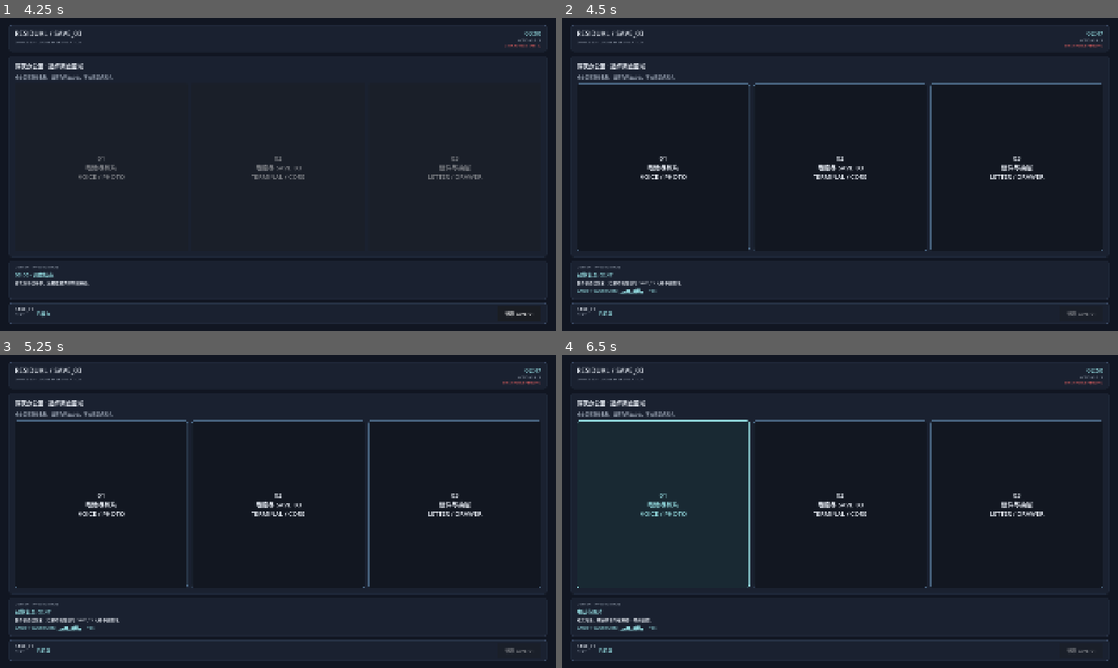
Above: before the commit, frames 1-4 (two rows, left to right).
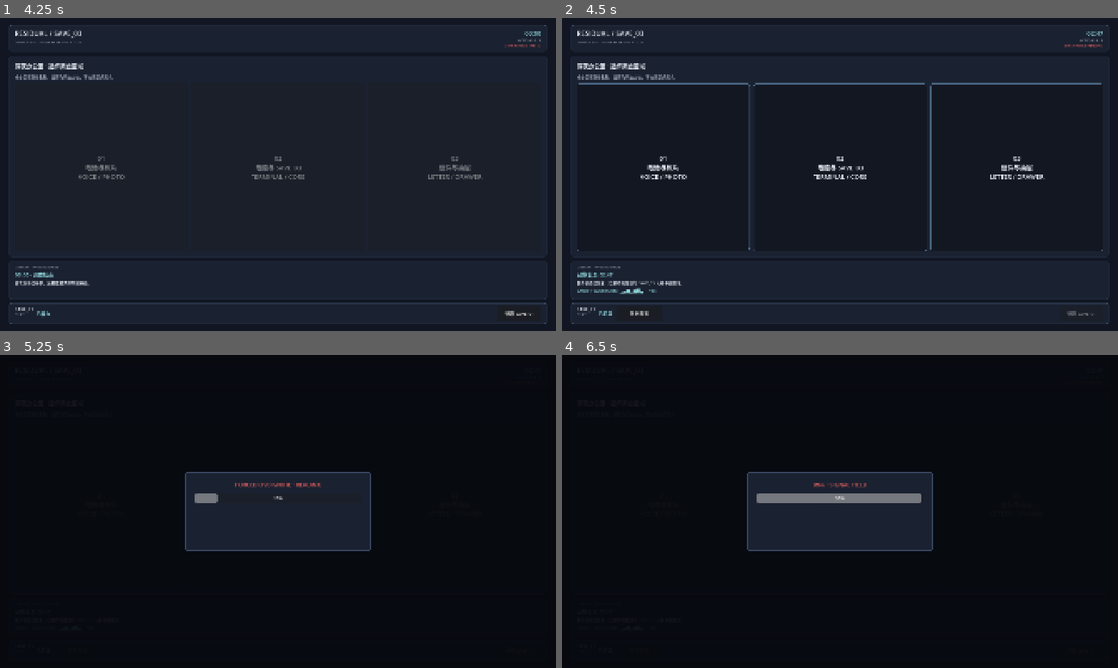
Above: after the commit, the same moments.

Repository: qrx-joe/Residual
Game: Godot game, scene res://scenes/main.tscn
Same seed, same stepped clock (60 frames per second), same inputs: the game is played once before the commit and once after it.
Inputs (mouse positions are in pixels of both pictures, inside the frame that each line leads up to):
- Up to frame 1 (4.25 s): click "01 电话与照片 VOICE / PHOTO" at 0.5 s; click "03 信件与抽屉 LETTER / DRAWER" at 1.25 s; click "01 电话与照片 VOICE / PHOTO" at 2 s; click "删除本地录音缓存" at 2.75 s; click "03 信件与抽屉 LETTER / DRAWER" at 3.5 s
- Up to frame 2 (4.5 s): click "读取 SAVE_01" at 4.25 s
- Up to frame 3 (5.25 s): click (77, 649) at 5 s, where only the run after the commit has a clickable "强制覆盖"
- Up to frame 4 (6.5 s): click (662, 505) at 5.75 s, where only the run before the commit has a clickable "01 电话与照片 VOICE / PHOTO"

Frame 1 is identical in both runs. In frame 2, less than 0.1% of the frame differs, in the area x 12-16%, y 93-96%; in frame 3, 42%; in frame 4, 59%, in the area x 1-99%, y 2-98%.

Commit message:
feat: complete T1.5 forced overwrite highlight

Diff:
--- a/scenes/main.tscn
+++ b/scenes/main.tscn
@@ -1,9 +1,10 @@
-[gd_scene load_steps=9 format=3]
+[gd_scene load_steps=10 format=3]
 
 [ext_resource type="Script" path="res://scripts/main.gd" id="1_main"]
 [ext_resource type="Script" path="res://scripts/ui/investigation_area.gd" id="2_area"]
 [ext_resource type="Script" path="res://scripts/managers/loop_manager.gd" id="3_loop"]
 [ext_resource type="Script" path="res://scripts/managers/residual_data_manager.gd" id="4_residual"]
+[ext_resource type="Script" path="res://scripts/managers/anomaly_controller.gd" id="5_anomaly"]
 
 [sub_resource type="StyleBoxFlat" id="StylePanel"]
 bg_color = Color(0.105, 0.133, 0.192, 0.96)
@@ -94,6 +95,10 @@
 unique_name_in_owner = true
 script = ExtResource("4_residual")
 
+[node name="AnomalyController" type="Node" parent="."]
+unique_name_in_owner = true
+script = ExtResource("5_anomaly")
+
 [node name="Background" type="ColorRect" parent="."]
 layout_mode = 1
 anchors_preset = 15
@@ -358,12 +363,37 @@
 text = "已保存"
 vertical_alignment = 1
 
+[node name="GhostSaveSlot" type="VBoxContainer" parent="SafeArea/MainLayout/SavePanel/SaveMargin/SaveRow"]
+unique_name_in_owner = true
+visible = false
+layout_mode = 2
+theme_override_constants/separation = 0
+
+[node name="GhostSaveName" type="Label" parent="SafeArea/MainLayout/SavePanel/SaveMargin/SaveRow/GhostSaveSlot"]
+layout_mode = 2
+theme_override_colors/font_color = Color(0.85, 0.36, 0.36, 1)
+theme_override_font_sizes/font_size = 15
+text = "她曾经来过"
+
+[node name="GhostSaveStatus" type="Label" parent="SafeArea/MainLayout/SavePanel/SaveMargin/SaveRow/GhostSaveSlot"]
+layout_mode = 2
+theme_override_colors/font_color = Color(0.6, 0.64, 0.7, 1)
+theme_override_font_sizes/font_size = 11
+text = "GHOST SAVE · 无法删除"
+
 [node name="DeleteRecordingButton" type="Button" parent="SafeArea/MainLayout/SavePanel/SaveMargin/SaveRow"]
 unique_name_in_owner = true
 visible = false
 custom_minimum_size = Vector2(220, 40)
 layout_mode = 2
 text = "删除本地录音缓存"
+
+[node name="ForceOverwriteButton" type="Button" parent="SafeArea/MainLayout/SavePanel/SaveMargin/SaveRow"]
+unique_name_in_owner = true
+visible = false
+custom_minimum_size = Vector2(160, 40)
+layout_mode = 2
+text = "强制覆盖"
 
 [node name="SaveSpacer" type="Control" parent="SafeArea/MainLayout/SavePanel/SaveMargin/SaveRow"]
 layout_mode = 2
@@ -375,3 +405,67 @@
 layout_mode = 2
 disabled = true
 text = "读取 SAVE_01"
+
+[node name="OverwriteOverlay" type="ColorRect" parent="."]
+unique_name_in_owner = true
+visible = false
+layout_mode = 1
+anchors_preset = 15
+anchor_right = 1.0
+anchor_bottom = 1.0
+grow_horizontal = 2
+grow_vertical = 2
+color = Color(0.025, 0.035, 0.055, 0.94)
+
+[node name="OverwriteCenter" type="CenterContainer" parent="OverwriteOverlay"]
+layout_mode = 1
+anchors_preset = 15
+anchor_right = 1.0
+anchor_bottom = 1.0
+grow_horizontal = 2
+grow_vertical = 2
+
+[node name="OverwritePanel" type="PanelContainer" parent="OverwriteOverlay/OverwriteCenter"]
+custom_minimum_size = Vector2(640, 270)
+layout_mode = 2
+theme_override_styles/panel = SubResource("StylePanel")
+
+[node name="OverwriteMargin" type="MarginContainer" parent="OverwriteOverlay/OverwriteCenter/OverwritePanel"]
+layout_mode = 2
+theme_override_constants/margin_left = 32
+theme_override_constants/margin_top = 28
+theme_override_constants/margin_right = 32
+theme_override_constants/margin_bottom = 28
+
+[node name="OverwriteLayout" type="VBoxContainer" parent="OverwriteOverlay/OverwriteCenter/OverwritePanel/OverwriteMargin"]
+layout_mode = 2
+theme_override_constants/separation = 16
+
+[node name="OverwriteStageLabel" type="Label" parent="OverwriteOverlay/OverwriteCenter/OverwritePanel/OverwriteMargin/OverwriteLayout"]
+unique_name_in_owner = true
+layout_mode = 2
+theme_override_colors/font_color = Color(0.85, 0.36, 0.36, 1)
+theme_override_font_sizes/font_size = 20
+text = "FORCED OVERWRITE · READING"
+horizontal_alignment = 1
+
+[node name="OverwriteProgress" type="ProgressBar" parent="OverwriteOverlay/OverwriteCenter/OverwritePanel/OverwriteMargin/OverwriteLayout"]
+unique_name_in_owner = true
+custom_minimum_size = Vector2(0, 32)
+layout_mode = 2
+show_percentage = true
+
+[node name="Save03LineLabel" type="Label" parent="OverwriteOverlay/OverwriteCenter/OverwritePanel/OverwriteMargin/OverwriteLayout"]
+unique_name_in_owner = true
+custom_minimum_size = Vector2(0, 54)
+layout_mode = 2
+theme_override_colors/font_color = Color(0.91, 0.93, 0.96, 1)
+theme_override_font_sizes/font_size = 18
+horizontal_alignment = 1
+
+[node name="OverwriteContinueButton" type="Button" parent="OverwriteOverlay/OverwriteCenter/OverwritePanel/OverwriteMargin/OverwriteLayout"]
+unique_name_in_owner = true
+visible = false
+custom_minimum_size = Vector2(0, 40)
+layout_mode = 2
+text = "继续调查"
--- a/scripts/main.gd
+++ b/scripts/main.gd
@@ -10,8 +10,16 @@
 @onready var load_button: Button = %LoadButton
 @onready var delete_recording_button: Button = %DeleteRecordingButton
 @onready var ghost_waveform_label: Label = %GhostWaveformLabel
+@onready var force_overwrite_button: Button = %ForceOverwriteButton
+@onready var overwrite_overlay: Control = %OverwriteOverlay
+@onready var overwrite_progress: ProgressBar = %OverwriteProgress
+@onready var overwrite_stage_label: Label = %OverwriteStageLabel
+@onready var save_03_line_label: Label = %Save03LineLabel
+@onready var overwrite_continue_button: Button = %OverwriteContinueButton
+@onready var ghost_save_slot: VBoxContainer = %GhostSaveSlot
 @onready var loop_manager: Node = %LoopManager
 @onready var residual_data_manager: Node = %ResidualDataManager
+@onready var anomaly_controller: Node = %AnomalyController
 @onready var save_data: Node = get_node("/root/SaveData")
 @onready var investigation_areas: Array[Button] = [
 	%PhoneArea,
@@ -30,6 +38,11 @@
 	loop_manager.connect(&"loop_timed_out", _on_loop_timed_out)
 	load_button.pressed.connect(_on_load_pressed)
 	delete_recording_button.pressed.connect(_on_delete_recording_pressed)
+	force_overwrite_button.pressed.connect(_on_force_overwrite_pressed)
+	overwrite_continue_button.pressed.connect(_on_overwrite_continue_pressed)
+	anomaly_controller.connect(&"progress_changed", _on_overwrite_progress_changed)
+	anomaly_controller.connect(&"stage_changed", _on_overwrite_stage_changed)
+	anomaly_controller.connect(&"overwrite_completed", _on_overwrite_completed)
 
 	var game_state: Node = get_node("/root/GameState")
 	var initial_loop_index: int = maxi(int(game_state.get("loop_index")), 1)
@@ -38,7 +51,7 @@
 	save_data.call(&"create_world_snapshot")
 	_refresh_residual_presentation()
 	print(
-		"T1.4 smoke: loop %d ready; persistence loaded"
+		"T1.5 smoke: loop %d ready; persistence loaded"
 		% initial_loop_index
 	)
 
@@ -150,3 +163,71 @@
 	)
 	ghost_waveform_label.visible = has_ghost_recording
 	save_status_label.text = "已记录" if has_ghost_recording else "已保存"
+	var has_ghost_save: bool = bool(
+		anomaly_controller.call(&"has_completed_overwrite")
+	)
+	ghost_save_slot.visible = has_ghost_save
+	force_overwrite_button.visible = has_ghost_recording and not has_ghost_save
+	force_overwrite_button.disabled = not force_overwrite_button.visible
+
+
+func _on_force_overwrite_pressed() -> void:
+	var started: bool = bool(
+		anomaly_controller.call(&"request_force_overwrite")
+	)
+	if not started:
+		return
+
+	_set_interaction_enabled(false)
+	overwrite_overlay.visible = true
+	overwrite_progress.value = 0.0
+	overwrite_stage_label.text = "FORCED OVERWRITE · READING"
+	save_03_line_label.text = ""
+	overwrite_continue_button.visible = false
+
+
+func _on_overwrite_progress_changed(value: float) -> void:
+	overwrite_progress.value = value
+
+
+func _on_overwrite_stage_changed(stage: int) -> void:
+	match stage:
+		1:
+			overwrite_stage_label.text = "FORCED OVERWRITE · READING"
+		2:
+			overwrite_stage_label.text = "99% · SIGNAL HELD"
+		3:
+			overwrite_stage_label.text = "OVERRIDE REJECTED · REVERSING"
+		4:
+			overwrite_stage_label.text = "SAVE_03 CORE · FRACTURE DETECTED"
+		5:
+			overwrite_stage_label.text = "GHOST SAVE · UNDELETABLE"
+		6:
+			overwrite_stage_label.text = "她曾经来过"
+
+
+func _on_overwrite_completed() -> void:
+	save_03_line_label.text = "SAVE_03：你可以回去。\n她留下。"
+	overwrite_continue_button.visible = true
+	ghost_save_slot.visible = true
+	force_overwrite_button.visible = false
+	save_data.call(&"save_persistent_state")
+
+
+func _on_overwrite_continue_pressed() -> void:
+	overwrite_overlay.visible = false
+	_set_interaction_enabled(true)
+	_refresh_residual_presentation()
+
+
+func _set_interaction_enabled(enabled: bool) -> void:
+	var loop_has_timed_out: bool = bool(loop_manager.get("timed_out"))
+	for area: Button in investigation_areas:
+		area.disabled = not enabled or loop_has_timed_out
+	load_button.disabled = not enabled or not loop_has_timed_out
+	delete_recording_button.disabled = (
+		not enabled or not delete_recording_button.visible
+	)
+	force_overwrite_button.disabled = (
+		not enabled or not force_overwrite_button.visible
+	)
--- /dev/null
+++ b/scripts/managers/anomaly_controller.gd
@@ -0,0 +1,127 @@
+extends Node
+
+signal progress_changed(value: float)
+signal stage_changed(stage: Stage)
+signal overwrite_completed
+
+enum Stage {
+	IDLE,
+	READING,
+	PAUSED_AT_99,
+	REVERSING,
+	CORE_CRACKED,
+	GHOST_SAVE_CREATED,
+	COMPLETE,
+}
+
+const GHOST_SAVE_NAME: String = "她曾经来过"
+const FORWARD_DURATION: float = 1.4
+const PAUSE_DURATION: float = 1.0
+const REVERSE_DURATION: float = 0.9
+
+var timing_scale: float = 1.0
+var active: bool = false
+var stage: Stage = Stage.IDLE
+var progress: float = 0.0
+
+
+func _ready() -> void:
+	var timing_override: String = OS.get_environment(
+		"RESIDUAL_ANOMALY_TIMING_SCALE"
+	)
+	if not timing_override.is_empty():
+		timing_scale = maxf(timing_override.to_float(), 0.01)
+
+
+func request_force_overwrite() -> bool:
+	if active or has_completed_overwrite():
+		return false
+
+	active = true
+	var game_state: Node = get_node("/root/GameState")
+	game_state.set("phase", _get_phase_value(game_state, &"SAVE_DECISION"))
+	call_deferred("_run_overwrite_sequence")
+	return true
+
+
+func has_completed_overwrite() -> bool:
+	var game_state: Node = get_node("/root/GameState")
+	var residual_state: Dictionary = game_state.get("residual_state")
+	return bool(residual_state.get(&"ghost_save", false))
+
+
+func _run_overwrite_sequence() -> void:
+	_set_stage(Stage.READING)
+	await _animate_progress(0.0, 99.0, FORWARD_DURATION)
+	_set_progress(99.0)
+
+	_set_stage(Stage.PAUSED_AT_99)
+	await get_tree().create_timer(PAUSE_DURATION * timing_scale).timeout
+
+	_set_stage(Stage.REVERSING)
+	await _animate_progress(99.0, 43.0, REVERSE_DURATION)
+	_set_progress(43.0)
+
+	_set_stage(Stage.CORE_CRACKED)
+	_commit_force_overwrite()
+	_set_stage(Stage.GHOST_SAVE_CREATED)
+	_set_stage(Stage.COMPLETE)
+	active = false
+	overwrite_completed.emit()
+
+
+func _animate_progress(
+	from_value: float,
+	to_value: float,
+	duration: float
+) -> void:
+	var tween: Tween = create_tween()
+	tween.tween_method(
+		Callable(self, "_set_progress"),
+		from_value,
+		to_value,
+		duration * timing_scale
+	)
+	await tween.finished
+
+
+func _set_progress(value: float) -> void:
+	progress = value
+	progress_changed.emit(progress)
+
+
+func _set_stage(next_stage: Stage) -> void:
+	stage = next_stage
+	stage_changed.emit(stage)
+
+
+func _commit_force_overwrite() -> void:
+	var game_state: Node = get_node("/root/GameState")
+	var residual_state: Dictionary = game_state.get("residual_state")
+	residual_state[&"ghost_save"] = true
+	residual_state[&"ghost_save_name"] = GHOST_SAVE_NAME
+	residual_state[&"ghost_save_deletable"] = false
+	residual_state[&"force_overwrite_completed"] = true
+
+	var persona_state: Dictionary = game_state.get("persona_state")
+	persona_state[&"conflict"] = int(persona_state.get(&"conflict", 0)) + 2
+
+	var history: Array = game_state.get("history")
+	history.append({
+		"event": "FORCE_OVERWRITE",
+		"loop_index": int(game_state.get("loop_index")),
+		"result": "GHOST_SAVE_CREATED",
+	})
+
+	game_state.set("phase", _get_phase_value(game_state, &"LOOP_PLAY"))
+	get_node("/root/EventBus").emit_signal(
+		&"residual_data_spawned",
+		&"GHOST_SAVE"
+	)
+
+
+func _get_phase_value(game_state: Node, phase_name: StringName) -> int:
+	var game_state_script: Script = game_state.get_script()
+	var constants: Dictionary = game_state_script.get_script_constant_map()
+	var phases: Dictionary = constants["Phase"]
+	return int(phases[String(phase_name)])
--- /dev/null
+++ b/tests/t1_5_smoke.gd
@@ -0,0 +1,81 @@
+extends SceneTree
+
+const ANOMALY_CONTROLLER_SCRIPT: Script = preload(
+	"res://scripts/managers/anomaly_controller.gd"
+)
+
+
+func _initialize() -> void:
+	call_deferred("_run")
+
+
+func _run() -> void:
+	var game_state: Node = root.get_node("GameState")
+	var anomaly_controller: Node = ANOMALY_CONTROLLER_SCRIPT.new()
+	root.add_child(anomaly_controller)
+	anomaly_controller.set("timing_scale", 0.01)
+
+	game_state.set("loop_index", 2)
+	game_state.set("persona_state", {"conflict": 0})
+	game_state.set("residual_state", {"ghost_recording": true})
+	game_state.set("history", [])
+
+	var progress_values: Array[float] = []
+	var stages: Array[int] = []
+	anomaly_controller.connect(
+		&"progress_changed",
+		func(value: float) -> void: progress_values.append(value)
+	)
+	anomaly_controller.connect(
+		&"stage_changed",
+		func(stage: int) -> void: stages.append(stage)
+	)
+
+	var first_request: bool = bool(
+		anomaly_controller.call(&"request_force_overwrite")
+	)
+	var rapid_second_request: bool = bool(
+		anomaly_controller.call(&"request_force_overwrite")
+	)
+	if not first_request or rapid_second_request:
+		_fail("Rapid input did not preserve the single overwrite sequence")
+		return
+
+	await anomaly_controller.overwrite_completed
+
+	if not progress_values.has(99.0) or not progress_values.has(43.0):
+		_fail("Progress did not deterministically reach 99 and reverse to 43")
+		return
+	if stages != [1, 2, 3, 4, 5, 6]:
+		_fail("Overwrite stages were skipped or reordered: %s" % [stages])
+		return
+	if bool(anomaly_controller.get("active")):
+		_fail("Overwrite lock remained active after completion")
+		return
+
+	var residual_state: Dictionary = game_state.get("residual_state")
+	if String(residual_state.get(&"ghost_save_name", "")) != "她曾经来过":
+		_fail("Ghost save name was not created")
+		return
+	if bool(residual_state.get(&"ghost_save_deletable", true)):
+		_fail("Ghost save is incorrectly deletable")
+		return
+
+	var persona_state: Dictionary = game_state.get("persona_state")
+	if int(persona_state.get(&"conflict", 0)) != 2:
+		_fail("Force overwrite did not apply the fixed conflict mutation")
+		return
+	if (game_state.get("history") as Array).size() != 1:
+		_fail("Force overwrite history was not recorded exactly once")
+		return
+	if bool(anomaly_controller.call(&"request_force_overwrite")):
+		_fail("Completed overwrite could be triggered a second time")
+		return
+
+	print("T1.5 smoke: 99 pause, reverse to 43, ghost save, input lock")
+	quit(0)
+
+
+func _fail(message: String) -> void:
+	push_error(message)
+	quit(1)
Binary file added: docs/evidence/T1.5/99-percent-paused.jpg
Binary file added: docs/evidence/T1.5/continued-after-overwrite.jpg
Binary file added: docs/evidence/T1.5/ghost-save-created.jpg
Not shown, changed: docs/DEVELOPMENT_LOG.md
Not shown, changed: docs/STATUS.md
Not shown, changed: docs/research/VIBE_JAM_RULES_AND_PRODUCTION_PLAN.md
